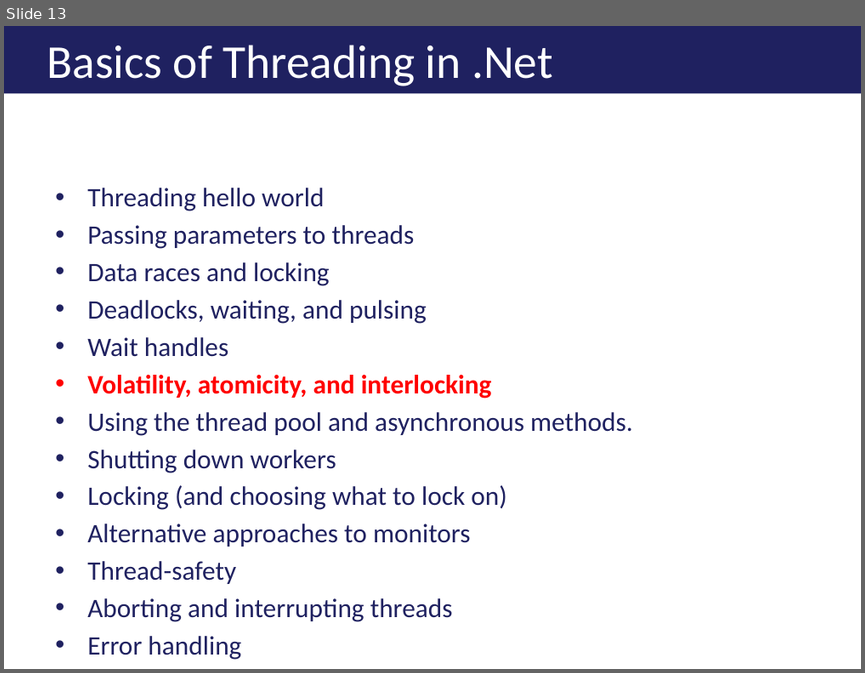
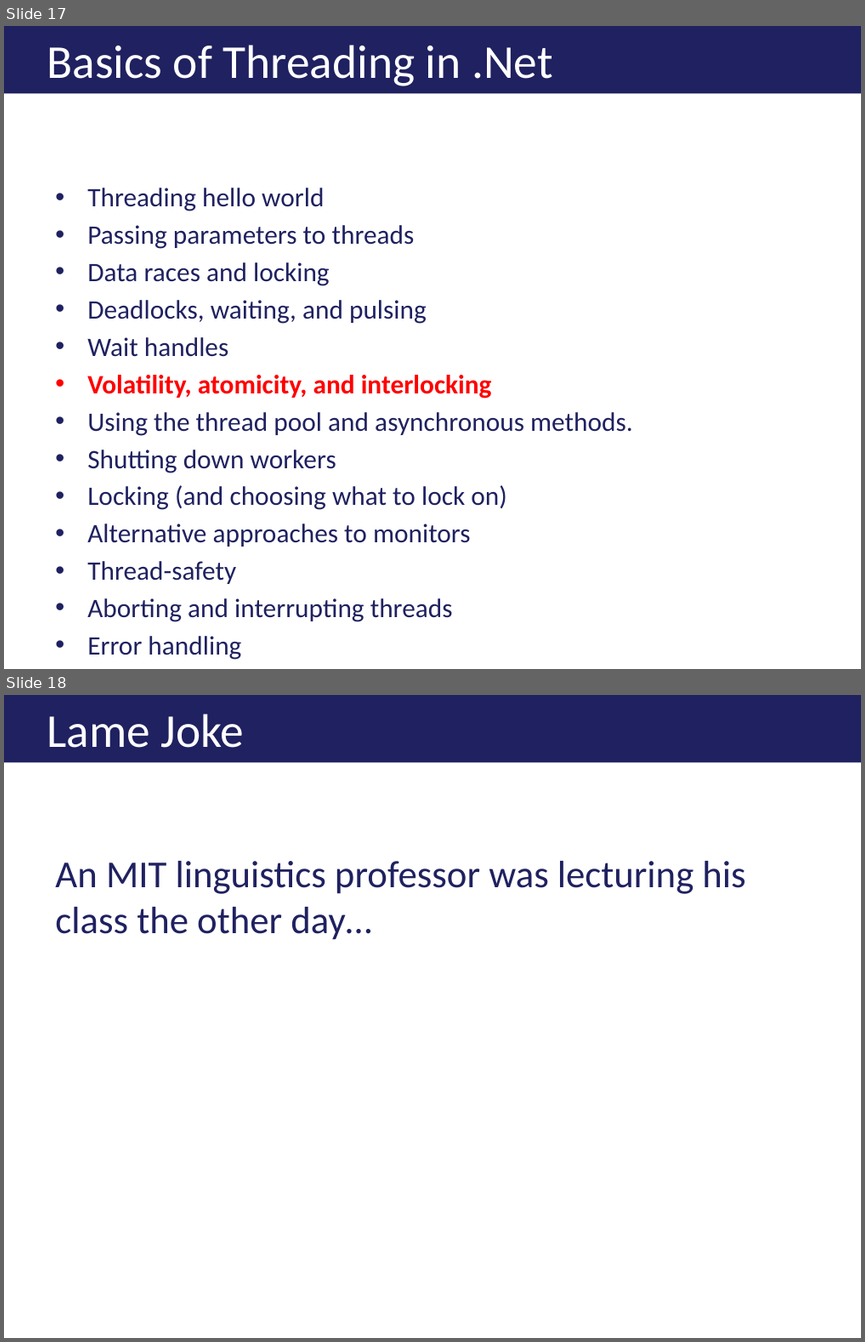
Before and after one commit to ericburcham/THasyINKnc, a slide deck: Presentation/THasINKync.pptx. Shown one above the other, each under a label of ours: slide 13 before the commit, slides 17 and 18 after it. The pictures are 865x673 and 865x1342 pixels, drawn with LibreOffice and Linux fonts; fonts in the diff are those of the drawing; background and template pictures are left out. Boxes give left, top, right and bottom in pixels: in the first picture for what was removed or moved away, otherwise in the second. Text is boxed around its words. In the diff, an @@ line names an element or a change of style, - is before the commit and + after.

```diff
--- a/Presentation/THasINKync.pptx
+++ b/Presentation/THasINKync.pptx
@@ slide 18 added at [4, 695, 861, 1338], background #FFFFFF @@
@@ title added at [4, 695, 861, 763], fill #1F2160, 39.6 pt, text #FFFFFF @@
+Lame Joke
@@ text added at [55, 861, 745, 940], 32 pt, text #1F2160 @@
+An MIT linguistics professor was lecturing his class the other day…
@@ what was slide 13 is now slide 17 @@
```
Also in this commit, not shown: 1 slide changed, 8 other slides added.
